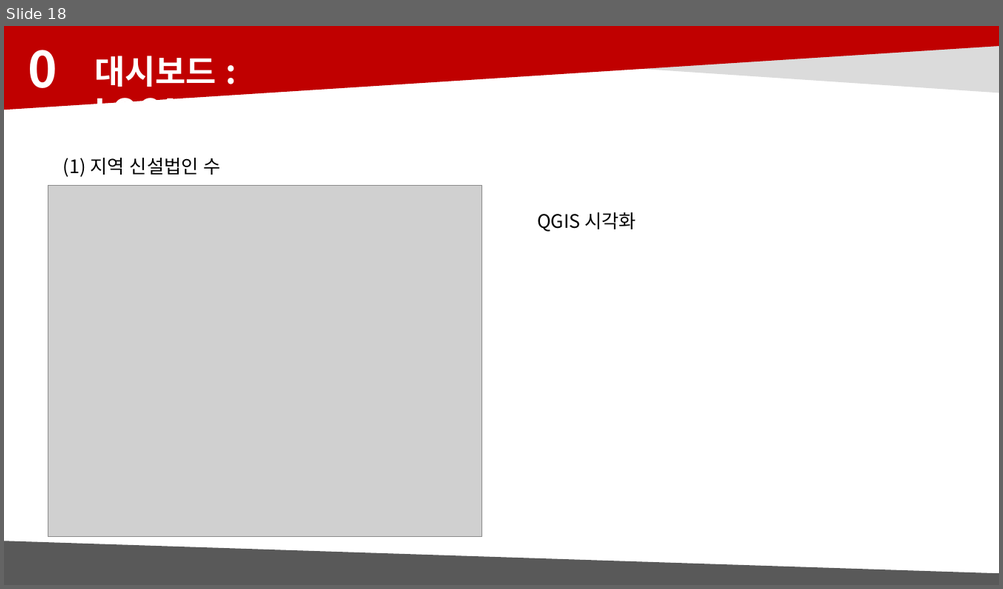
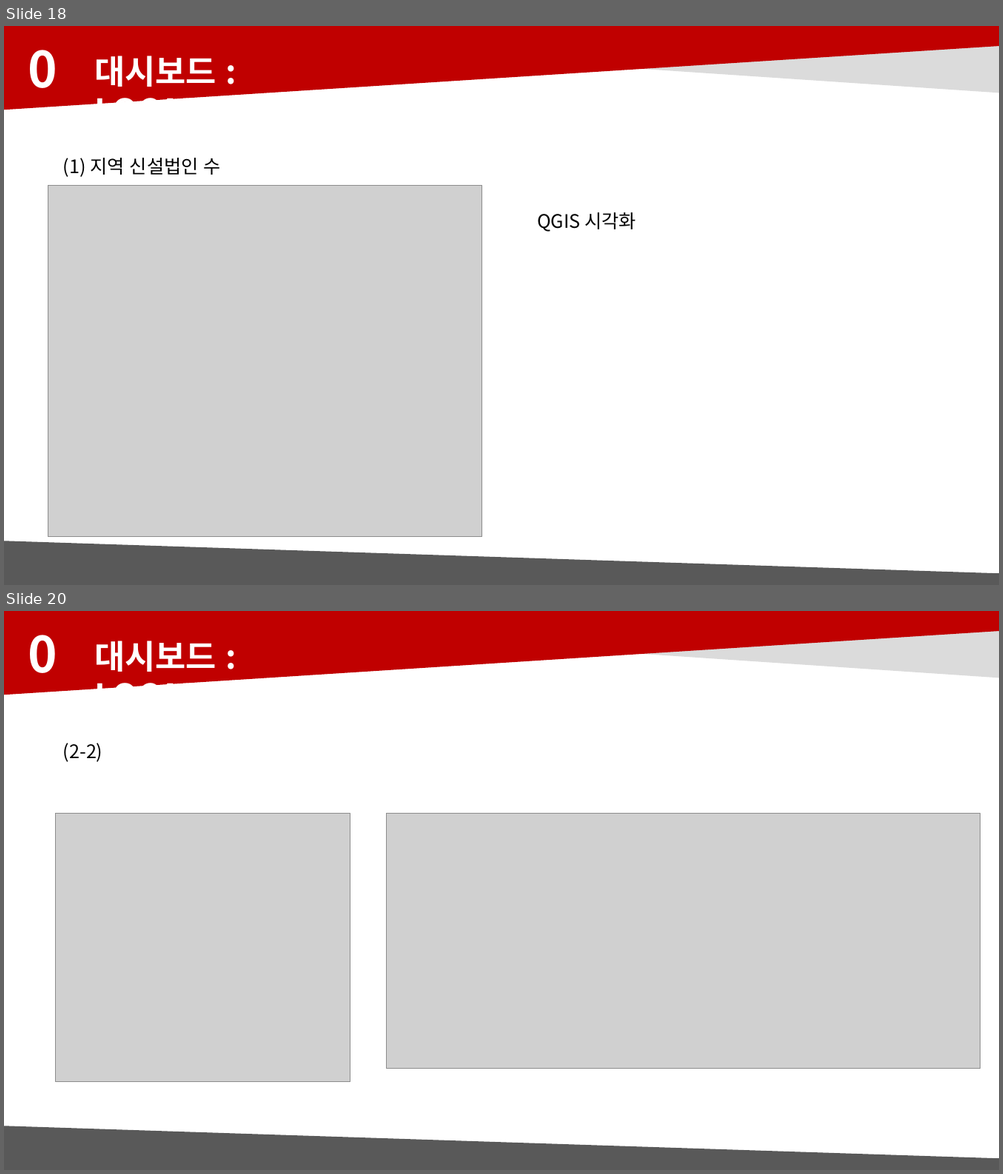
Before and after one commit to hj-10/-, a slide deck: 빅데이터분석_디엠_발표자료.pptx. Shown one above the other, each under a label of ours: slide 18 before the commit, slides 18 and 20 after it; the slides between them are not shown. The pictures are 1003x589 and 1003x1174 pixels, drawn with LibreOffice and Linux fonts; fonts in the diff are those of the drawing; grey boxes stand for pictures. Boxes give left, top, right and bottom in pixels: in the first picture for what was removed or moved away, otherwise in the second. Text is boxed around its words. In the diff, an @@ line names an element or a change of style, - is before the commit and + after.

```diff
--- a/빅데이터분석_디엠_발표자료.pptx
+++ b/빅데이터분석_디엠_발표자료.pptx
@@ slide 20 added at <box>4,611,999,1170</box>, background #FFFFFF @@
@@ rectangle added at <box>4,611,999,631</box>, fill #C00000 @@
@@ right triangle added at <box>5,611,999,678</box>, fill #DBDBDB @@
@@ right triangle added at <box>5,631,999,695</box>, fill #C00000 @@
@@ text added at <box>20,619,91,687</box>, 48 pt, text #FFFFFF, bold @@
+03
@@ text added at <box>94,641,216,689</box>, 32 pt, text #FFFFFF, bold @@
+대시보드 : LOCAL
@@ text added at <box>63,743,103,762</box>, 18 pt, text #000000 @@
+(2-2)
@@ picture added at <box>56,814,350,1082</box> @@
@@ picture added at <box>387,814,980,1069</box> @@
@@ right triangle added at <box>5,1126,999,1159</box>, fill #595959 @@
@@ rectangle added at <box>5,1159,999,1170</box>, fill #595959 @@
```
Also in this commit, not shown: 5 slides changed.
